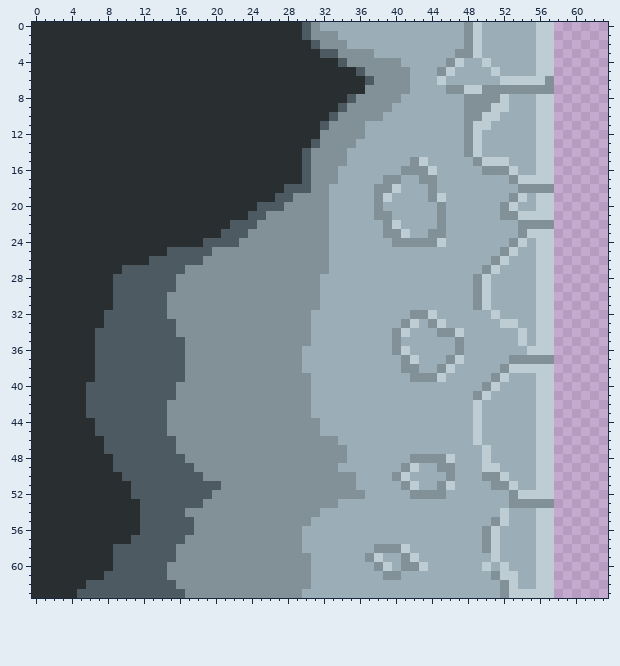
Edited in one commit: pixel-art file (Art/Raw Files/caveWall-0016.aseprite). The picture above was drawn from the file before the commit.
64x64 pixels, 1 frame.
New version:
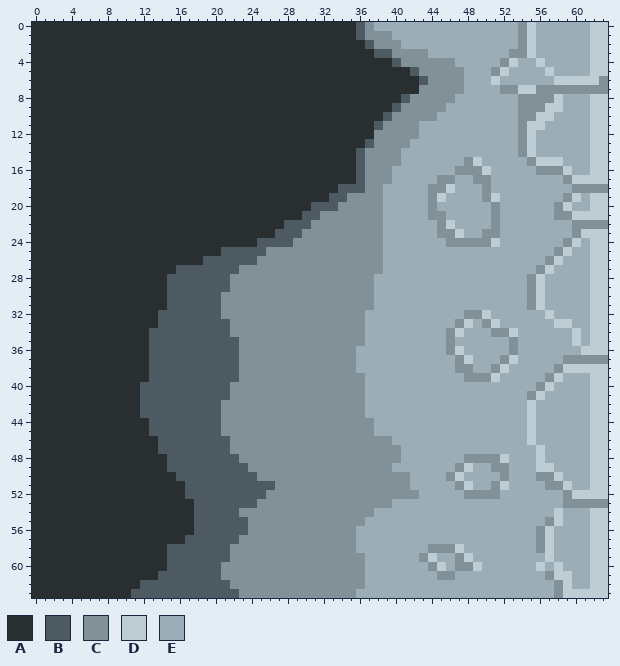
Palette (. is transparent): A #292e31  B #4e5a62  C #829098  D #beccd4  E #9badb7
The edit:
Changed rows in their new state; - is an unchanged pixel.
first column x 5:
 0 -------------------------AAAAAABC----------EE----CDEEEEEEDD
 1 -------------------------AAAAAABCCC--------EE----CDEEEEEEDD
 2 --------------------------AAAAAABCCC-------EE----CDEEEEEEDD
 3 ---------------------------AAAAAABBCCCC---EEE---CCDEEEEEEDD
 4 -----------------------------AAAAAABCCCCC-E--E-CD---EEEEEDD
 5 -------------------------------AAAAAABCC-CC---CD---E-EEEEDD
 6 --------------------------------AAAAAABCCCC---DEEEEEEDDDDDC
 7 --------------------------------AAAAAACCC--EEEE--DD--CCCCCC
 8 ------------------------------AAAAAABCCCCC-EEEEE-CCCCDEEEDD
 9 -----------------------------AAAAAABCCCCC--EEEEE-CCC-DEEEDD
10 ----------------------------AAAAAABCCCCC---EEEE--CC--EEEEDD
11 ---------------------------AAAAAABCCCC-----EEE---CD-EEEEEDD
12 ---------------------------AAAAAACCCCC-----EE----CDEEEEEEDD
13 --------------------------AAAAAABCCCC------EE----CDEEEEEEDD
14 -------------------------AAAAAABCCCC-------EE----CDEEEEEEDD
15 -------------------------AAAAAABCCCC-EE----CDEEE--C--DEEEDD
16 -------------------------AAAAAABCCC-EEEE--CCCDEEE--CCCDEEDD
17 -------------------------AAAAAABCC-E--EECC--CC--EEEEEECDDDD
18 -----------------------AAAAAABBBC-EE----CD---C---EEEEEECCCC
19 ----------------------AAAAAABBCCC-E----------CD-EE-EEECDEDD
20 --------------------AAAAAABBBCCCC------CE-----CEE--EECDEEDD
21 -------------------AAAAAABB-CCCCC-E----C------CEEEEEECCDDDD
22 -----------------AAAAAABBB--CCCCCCEE-----D----C--EEEEEECCCC
23 ----------------AAAAAABBB---CCCCCCEEE--E-CD--CC--EEEEEECDDD
24 --------------AAAAAABBBB----CCCCCC-EEEEEECCCCCD-EE-EEECDEDD
25 ----------AAAAAABBBBB-------CCCCCC-------------EE--EECDEEDD
26 --------AAAAAABBBBBB--------CCCCCC------------EE---ECDEEEDD
27 -----AAAAAA-BBBBBB----------CCCCCC-----------EE----C-EEEEDD
28 ----AAAAAA-BBBBBB----------CCCCCC-----------EE----C-EEEEEDD
29 ----AAAAAA-BBBBBB----------CCCCCC-----------EE----C-EEEEEDD
30 ----AAAAAABBBBBB-----------CCCCCC-----------EE----C-EEEEEDD
31 ----AAAAAABBBBBB-----------CCCCCC-----------EE----C-EEEEEDD
32 ---AAAAAA-BBBBBB----------CCCCCC-----EEE---CCDE----E-EEEEDD
33 ---AAAAAA--BBBBBB---------CCCCCC----EE-EE-CD-CDEE--EEDDEEDD
34 --AAAAAA---BBBBBB---------CCCCCC---EE---E-----CCDE-EEEEDEDD
35 --AAAAAA----BBBBBB--------CCCCCC---E-----CE-----CE-EEEEDEDD
36 --AAAAAA----BBBBBB-------CCCCCC----EE----CD-----C-EEEEEEDDD
37 --AAAAAA----BBBBBB-------CCCCCC-----EE---ECD---CDEEEEECCCCC
38 --AAAAAA----BBBBBB-------CCCCCC-----EE--EECC--CDEEEEECDDDDD
39 --AAAAAA----BBBBBB--------CCCCCC-----EEEE--CCCDE---ECDEEEDD
40 -AAAAAA----BBBBBB---------CCCCCC-------------EE----C-EEEEDD
41 -AAAAAA----BBBBBB---------CCCCCC------------EE----C-EEEEEDD
42 -AAAAAA---BBBBBB----------CCCCCC------------E-----DEEEEEEDD
43 -AAAAAA---BBBBBB----------CCCCCC------------E-----DEEEEEEDD
44 --AAAAAA--BBBBBB-----------CCCCCC-----------E-----DEEEEEEDD
45 --AAAAAA--BBBBBB-----------CCCCCC-----------E-----DEEEEEEDD
46 ---AAAAAA--BBBBBB------------CCCCCC---------E-----DEEEEEEDD
47 ---AAAAAA--BBBBBB-------------CCCCCC---------E------EEEEEDD
48 ----AAAAAA--BBBBBB------------CCCCCC-EEEEE-CCCCD----EEEEEDD
49 ----AAAAAA---BBBBBB----------CCCCCC-EE--EECD-ECC-----EEEEDD
50 -----AAAAAA---BBBBBB-----------CCCC-C-----D--EEC---CCDEEEDD
51 ------AAAAAA----BBBBBB---------CCCCC-E--EECD---DE--ECCDEEDD
52 ------AAAAAA---BBBBBB-----------CCCCC-EEE--CCCC-EEEEEECDDDD
53 -------AAAAAA-BBBBBB---------CCCCCC-------------EEEEEECCCCC
54 -------AAAAAABBBBB---------CCCCCC--------------E---EEDEEEDD
55 -------AAAAAABBBBBB-------CCCCCC--------------EE---ECDEEEDD
56 -------AAAAAABBBBBB------CCCCCC--------------EE----C-EEEEDD
57 ------AAAAAABBBBBB-------CCCCCC--------------EE----C-EEEEDD
58 ----AAAAAA-BBBBBB--------CCCCCC--EEEE--CCCD--EE----C-EEEEDD
59 ----AAAAAA-BBBBBB---------CCCCCCEE--EECD--CD--E----E-EEEEDD
60 ----AAAAAABBBBBB----------CCCCCC-EE-EEECD-CCDE-E----EDEEEDD
61 ---AAAAAA-BBBBBB----------CCCCCC--EE----CC----EEE--ECDDEEDD
62 -AAAAAA----BBBBBB---------CCCCCC---------------EE--EECDEEDD
63 AAAAAA------BBBBBB-------CCCCCC----------------EEEEEECDDDDD
Pixel boxes of the changes (left, top, right, bottom) in both pictures:
changed: (77, 22, 608, 598)
